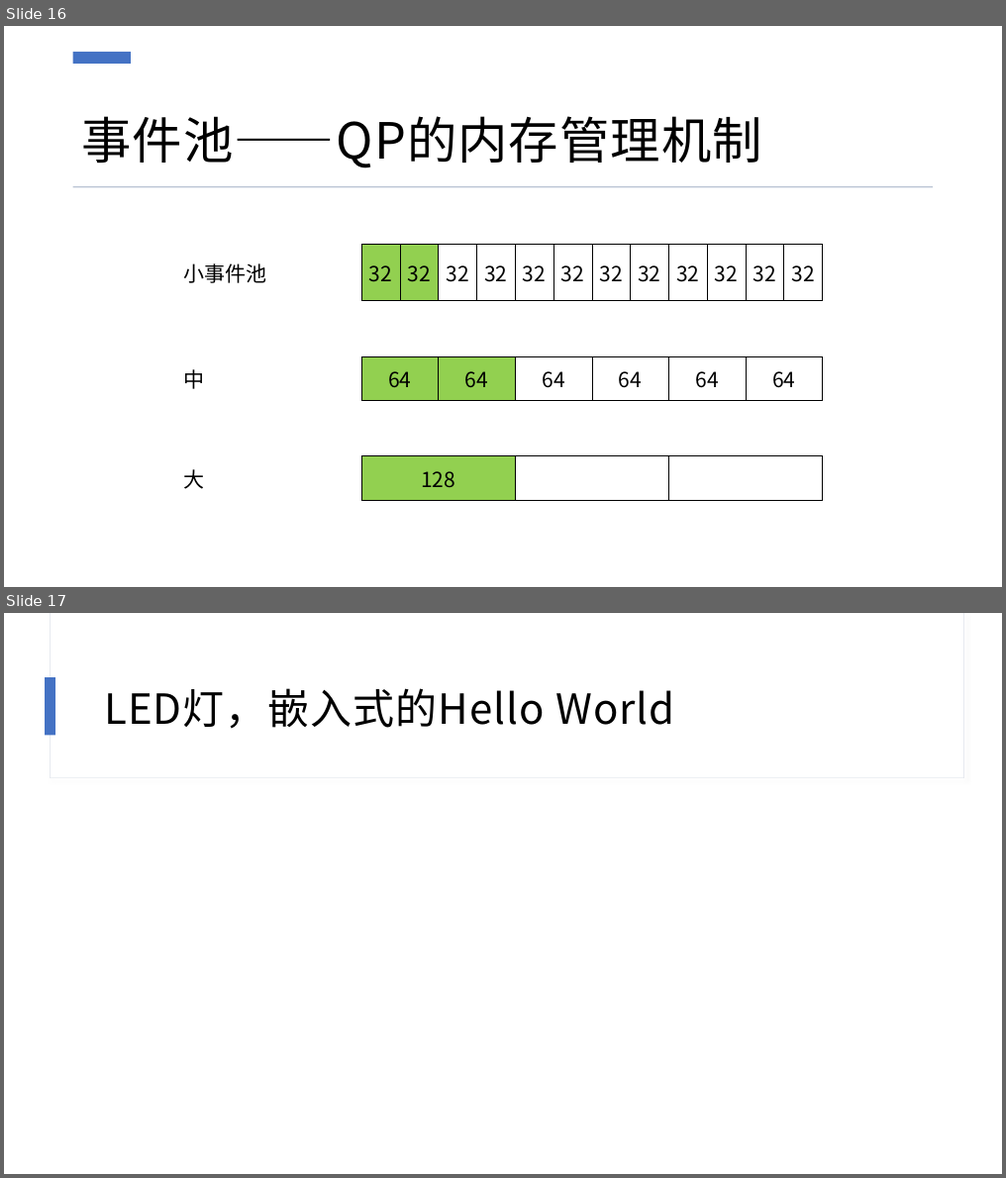
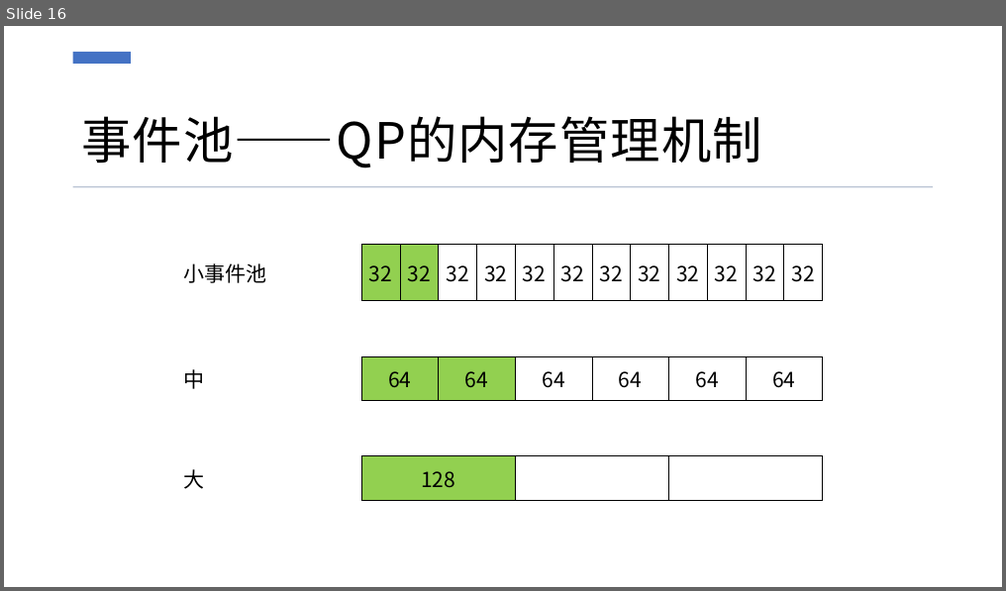
Before and after one commit to dreamdongbei/qpc-study, a slide deck: 资料/PPT.pptx. Shown one above the other, each under a label of ours: slides 16 and 17 before the commit, slide 16 after it. The pictures are 1006x1178 and 1006x591 pixels, drawn with LibreOffice and Linux fonts; fonts in the diff are those of the drawing. Boxes give left, top, right and bottom in pixels: in the first picture for what was removed or moved away, otherwise in the second. Text is boxed around its words. In the diff, an @@ line names an element or a change of style, - is before the commit and + after.

```diff
--- a/资料/PPT.pptx
+++ b/资料/PPT.pptx
@@ slide 17 removed at (4, 613, 1002, 1174), background #FFFFFF; not listed: 2 template elements that a slide beside it also shows @@
@@ rectangle removed at (46, 677, 55, 735) @@
@@ title removed at (104, 688, 674, 729) @@
-LED灯，嵌入式的Hello World
```
Also in this commit, not shown: 3 slides added, 31 other files.
